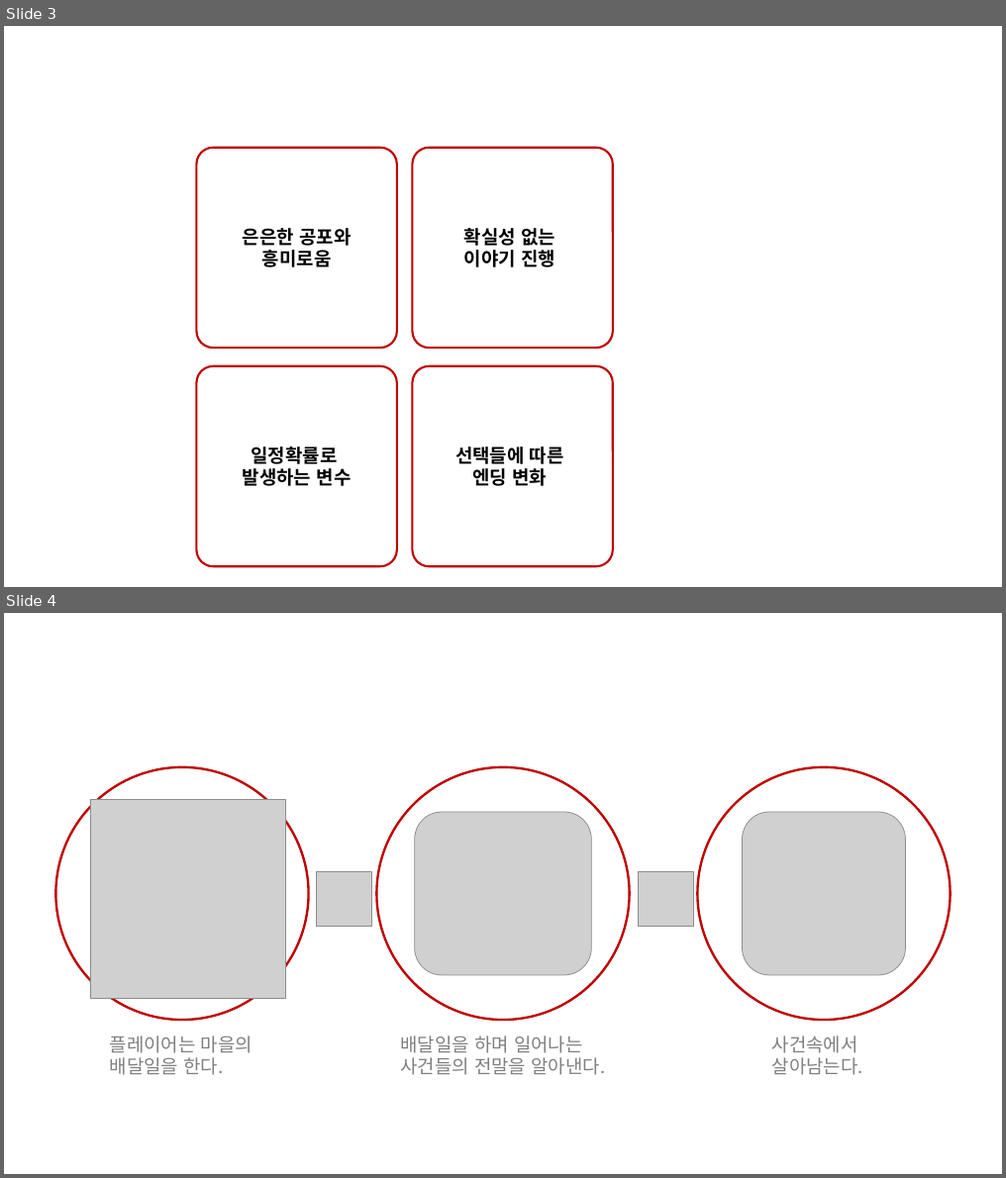
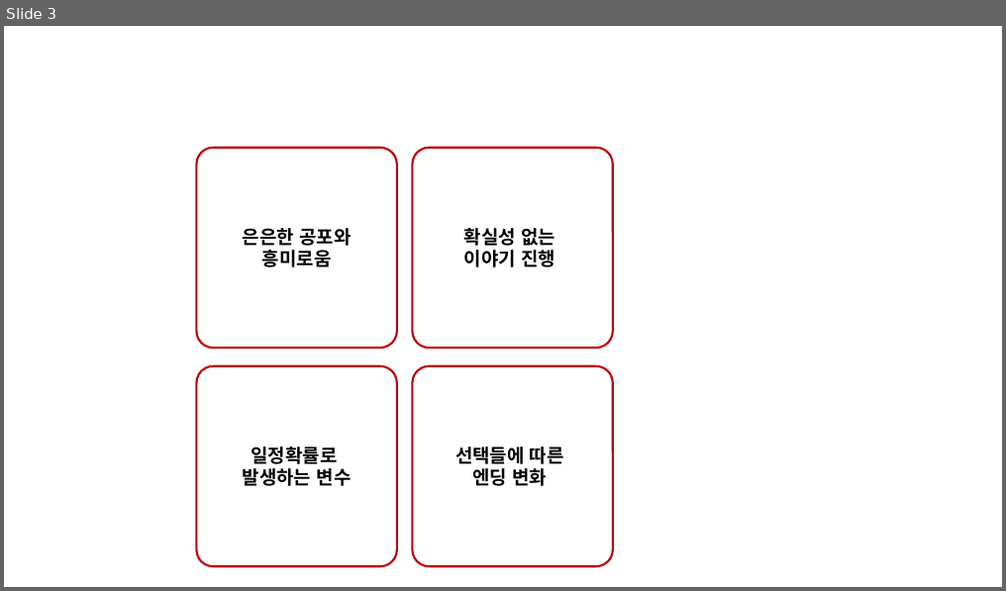
Before and after one commit to kjpark102312/Jagu_Agis, a slide deck: Documents/Agis.pptx. Shown one above the other, each under a label of ours: slides 3 and 4 before the commit, slide 3 after it. The pictures are 1006x1178 and 1006x591 pixels, drawn with LibreOffice and Linux fonts; fonts in the diff are those of the drawing; grey boxes stand for pictures. Boxes give left, top, right and bottom in pixels: in the first picture for what was removed or moved away, otherwise in the second. Text is boxed around its words. In the diff, an @@ line names an element or a change of style, - is before the commit and + after.

```diff
--- a/Documents/Agis.pptx
+++ b/Documents/Agis.pptx
@@ slide 4 removed at (x1=4, y1=613, x2=1002, y2=1174), background #FFFFFF @@
@@ group removed at (x1=55, y1=767, x2=950, y2=1075): 5 pictures, 3 ellipses, 3 texts @@
-플레이어는 마을의
-배달일을 한다.
-배달일을 하며 일어나는 사건들의 전말을 알아낸다.
-사건속에서 살아남는다.
```
Also in this commit, not shown: 1 slide changed, 1 slide added, 1 other file.
